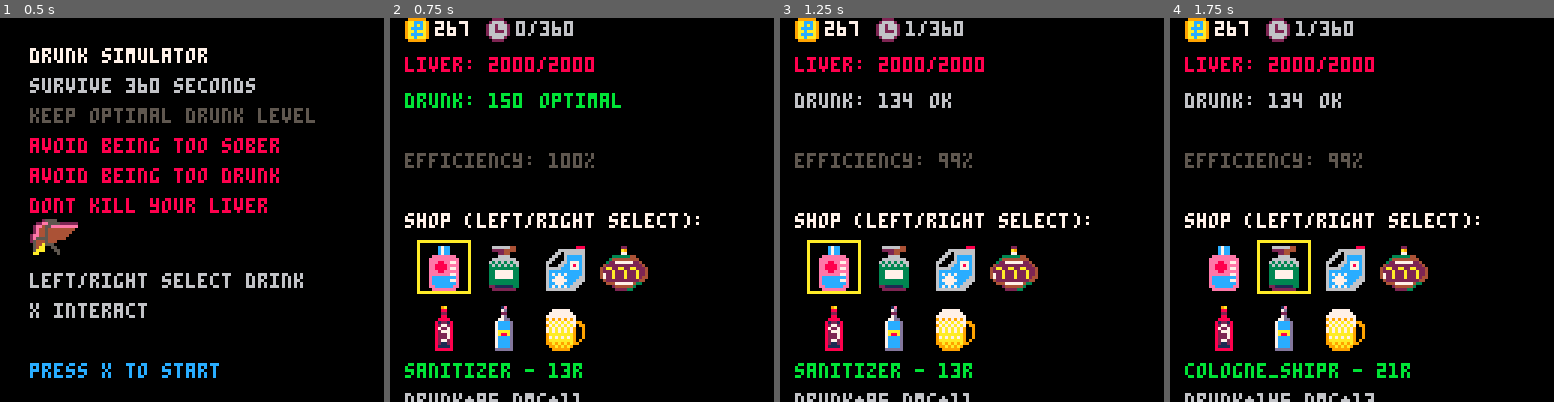
Above: before the commit, frames 1-4 (left to right).
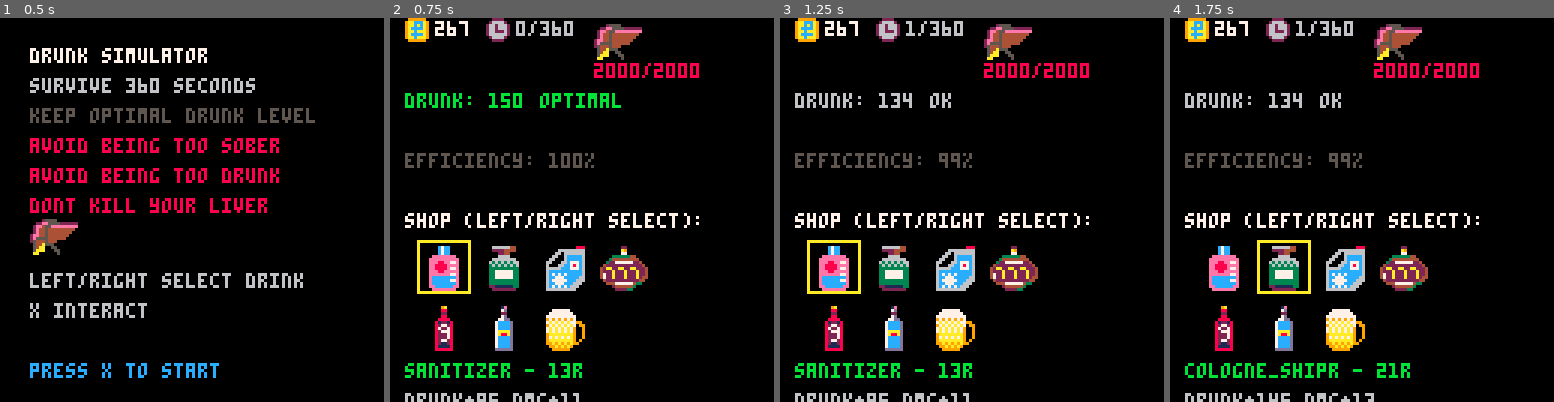
Above: after the commit, the same moments.

Repository: fritzlolpro/picopico
Game: PICO-8 cartridge carts/drunk.p8
The game is run twice, just before and just after one commit, with the same random seed, the same clock (stepped at 60 frames per second) and the same inputs.
Inputs:
- Up to frame 1 (0.5 s): no input
- Up to frame 2 (0.75 s): tap O (Z key) at 0.7 s
- Up to frame 3 (1.25 s): no input
- Up to frame 4 (1.75 s): hold Right from 1.6 s (still down); tap O (Z key) at 1.7 s

Frame 1 is identical in both runs. In frame 2, 2.2% of the frame differs, in the area x 3-81%, y 1-16%; in frame 3, 2.2%; in frame 4, 2.2%.

Commit message:
liver icon

Diff:
--- a/carts/drunk.p8
+++ b/carts/drunk.p8
@@ -337,13 +337,13 @@
 -- Check game end conditions
 function check_game_conditions()
     if liver_health <= 0 then
-        current_state = game_state.game_over
+        -- current_state = game_state.game_over
     elseif intoxication <= intoxication_min_threshold then
         -- Too sober - game over
-        current_state = game_state.game_over
+        -- current_state = game_state.game_over
     elseif intoxication >= intoxication_critical then
         -- Critical intoxication - game over
-        current_state = game_state.game_over
+        -- current_state = game_state.game_over
     elseif total_seconds >= game_duration then
         -- 360 seconds passed - victory
         current_state = game_state.win
@@ -729,8 +729,13 @@
         draw_minigame()
         return
     end
+
     local first_row_text_y = 1
     local first_row_sprite_y = 0
+
+    local second_row_text_y = 15
+    local second_row_sprite_y = 14
+
     -- Main information
     local money_id = 52
     spr(money_id, 5, first_row_sprite_y)
@@ -740,7 +745,20 @@
     spr(time_id, 32, first_row_sprite_y)
     print(total_seconds .. "/" .. game_duration, 42, first_row_text_y, 6)
 
-    print("liver: " .. flr(liver_health) .. "/" .. flr(base_liver_health + max_liver_bonus), 5, first_row_text_y + 12, 8)
+    local liver_healthy_id = 20
+    local liver_middle_id = 22
+    local liver_ruined_id = 24
+    local liver_sprite_id = liver_healthy_id
+    if liver_health <= base_liver_health * 0.7 then
+        liver_sprite_id = liver_middle_id
+    end
+    if liver_health <= base_liver_health * 0.5 then
+        liver_sprite_id = liver_ruined_id
+    end
+
+    spr(liver_sprite_id, 68, first_row_sprite_y, 2, 2)
+
+    print(flr(liver_health) .. "/" .. flr(base_liver_health + max_liver_bonus), 68, second_row_text_y, 8)
 
     -- Intoxication with color indication
     local intox_color = get_intoxication_color()
